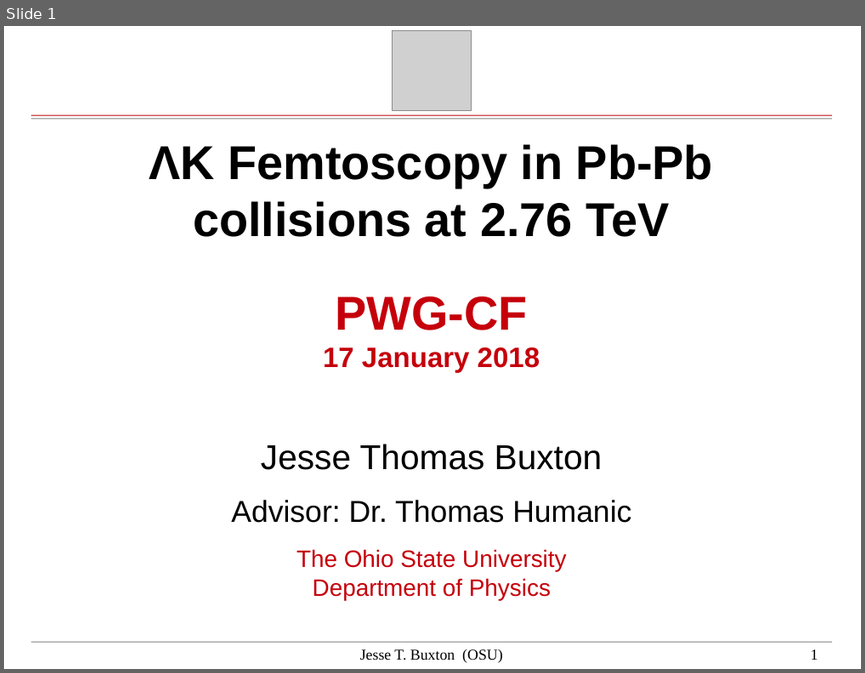
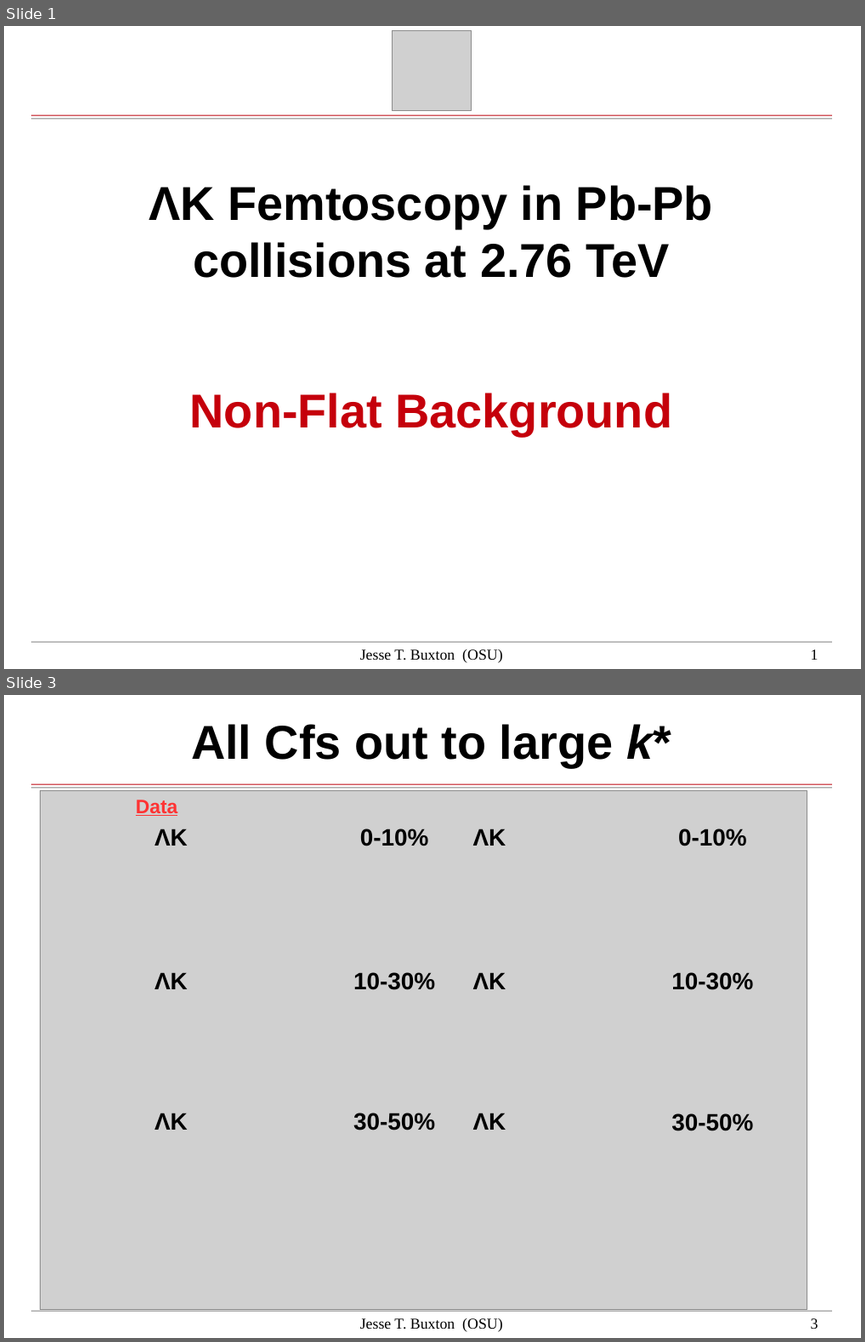
Before and after one commit to buxton45/FemtoAnalysis, a slide deck: AnalysisNotes/Comments/Laura/20180117/Meeting_20180316/LauraMeeting_20180316.odp. Shown one above the other, each under a label of ours: slide 1 before the commit, slides 1 and 3 after it; the slides between them are not shown. The pictures are 865x673 and 865x1342 pixels, drawn with LibreOffice and Linux fonts; fonts in the diff are those of the drawing; grey boxes stand for pictures; background and template pictures are left out. Boxes give left, top, right and bottom in pixels: in the first picture for what was removed or moved away, otherwise in the second. Text is boxed around its words. In the diff, an @@ line names an element or a change of style, - is before the commit and + after.

```diff
--- a/AnalysisNotes/Comments/Laura/20180117/Meeting_20180316/LauraMeeting_20180316.odp
+++ b/AnalysisNotes/Comments/Laura/20180117/Meeting_20180316/LauraMeeting_20180316.odp
@@ slide 3 added at (x1=4, y1=695, x2=861, y2=1338), background #FFFFFF; not listed: 3 template elements that a slide beside it also shows @@
@@ title added at (x1=191, y1=724, x2=672, y2=767), 44 pt, text #000000, bold @@
+All Cfs out to large k*
@@ picture added at (x1=40, y1=791, x2=807, y2=1310) @@
@@ text added at (x1=136, y1=800, x2=178, y2=816), 18 pt, text #FF3333, bold, underline @@
+Data
@@ text added at (x1=154, y1=828, x2=188, y2=845), 22 pt, text #000000, bold @@
+ΛK
@@ text added at (x1=360, y1=828, x2=429, y2=846), 22 pt, text #000000, bold @@
+0-10%
@@ text added at (x1=473, y1=828, x2=506, y2=845), 22 pt, text #000000, bold @@
+ΛK
@@ text added at (x1=678, y1=828, x2=747, y2=846), 22 pt, text #000000, bold @@
+0-10%
@@ text added at (x1=154, y1=972, x2=188, y2=989), 22 pt, text #000000, bold @@
+ΛK
@@ text added at (x1=353, y1=972, x2=435, y2=990), 22 pt, text #000000, bold @@
+10-30%
@@ text added at (x1=473, y1=972, x2=506, y2=989), 22 pt, text #000000, bold @@
+ΛK
@@ text added at (x1=671, y1=972, x2=753, y2=990), 22 pt, text #000000, bold @@
+10-30%
@@ text added at (x1=154, y1=1112, x2=188, y2=1129), 22 pt, text #000000, bold @@
+ΛK
@@ text added at (x1=353, y1=1112, x2=435, y2=1130), 22 pt, text #000000, bold @@
+30-50%
@@ text added at (x1=473, y1=1112, x2=506, y2=1129), 22 pt, text #000000, bold @@
+ΛK
@@ text added at (x1=671, y1=1113, x2=753, y2=1131), 22 pt, text #000000, bold @@
+30-50%
@@ text added at (x1=360, y1=1318, x2=502, y2=1332), 14 pt, text #000000 @@
+Jesse T. Buxton (OSU)
@@ page number added at (x1=811, y1=1318, x2=818, y2=1328), 14 pt, text #000000 @@
+3
@@ slide 1 changed as well @@
@@ title at (x1=148, y1=185, x2=713, y2=435): text changed @@
-ΛK Femtoscopy in Pb-Pb collisions at 2.76 TeV
-PWG-CF
-17 January 2018
+ΛK Femtoscopy in Pb-Pb collisions at 2.76 TeV
+Non-Flat Background
@@ subtitle removed at (x1=231, y1=443, x2=631, y2=600) @@
-Jesse Thomas Buxton
-Advisor: Dr. Thomas Humanic
-The Ohio State University
-Department of Physics
```
Also in this commit, not shown: 1 other slide changed, 18 other slides added, 23 other files.
